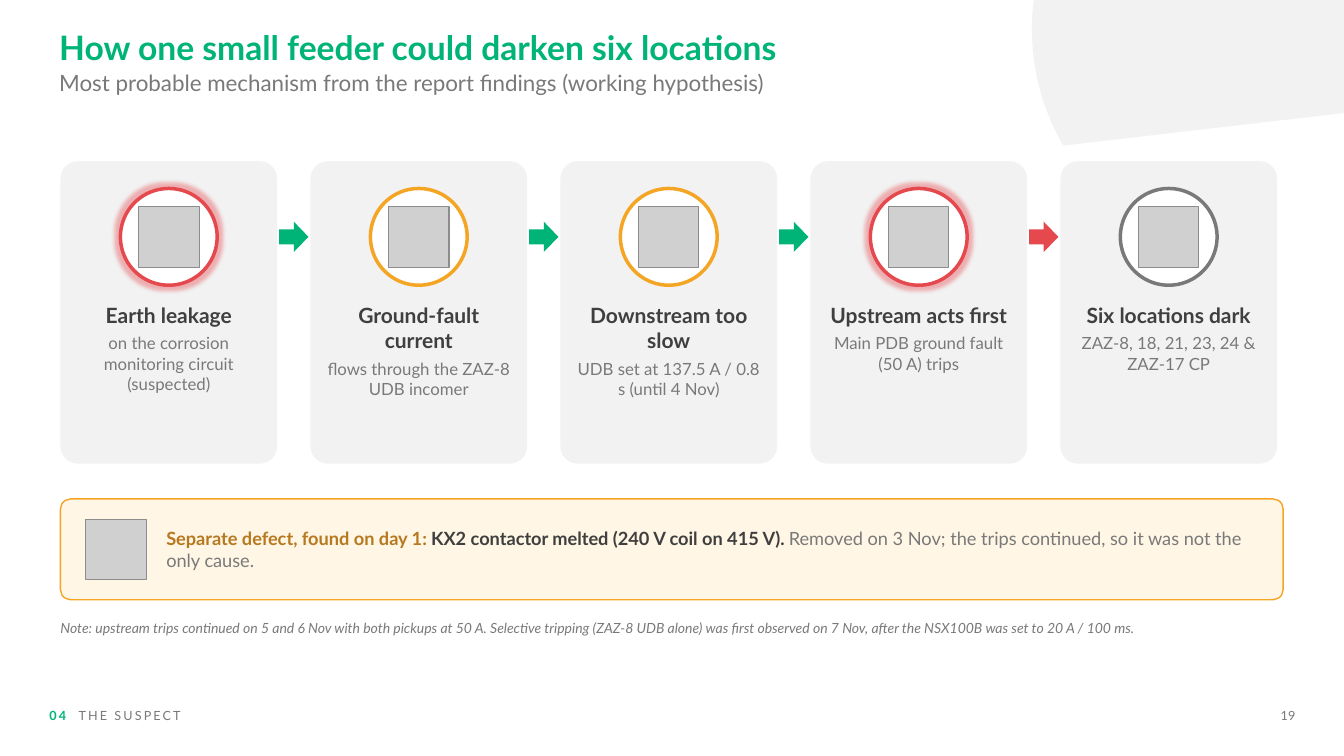
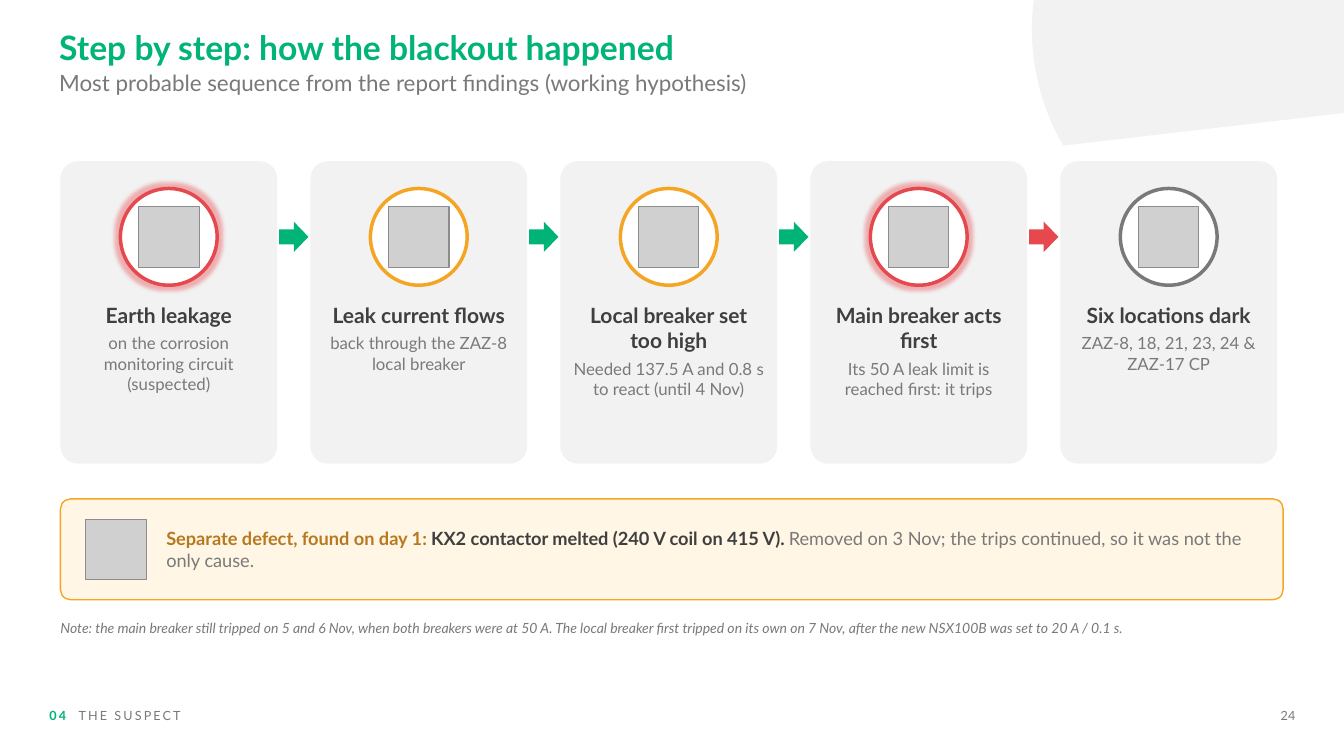
Before and after one commit to nasr9787alfarsi-alt/Nasr, a slide deck: slide 24 of presentations/ZAZ-8_Main_PDB_MCCB_Tripping_Investigation.pptx (slide 19 before the commit). Drawn at 1344x756 pixels with LibreOffice and Linux fonts; fonts in the diff are those of the drawing; grey boxes stand for pictures; background and template pictures are left out. Boxes give left, top, right and bottom in pixels: in the first picture for what was removed or moved away, otherwise in the second. Text is boxed around its words. In the diff, an @@ line names an element or a change of style, - is before the commit and + after.

```diff
--- a/presentations/ZAZ-8_Main_PDB_MCCB_Tripping_Investigation.pptx
+++ b/presentations/ZAZ-8_Main_PDB_MCCB_Tripping_Investigation.pptx
@@ text at (x1=59, y1=35, x2=674, y2=66): text changed @@
-How one small feeder could darken six locations
+Step by step: how the blackout happened
@@ text at (x1=59, y1=74, x2=746, y2=95): text changed @@
-Most probable mechanism from the report findings (working hypothesis)
+Most probable sequence from the report findings (working hypothesis)
@@ text at (x1=330, y1=307, x2=507, y2=370): text changed @@
-Ground-fault current
-flows through the ZAZ-8 UDB incomer
+Leak current flows
+back through the ZAZ-8 local breaker
@@ text at (x1=574, y1=307, x2=764, y2=397): text changed @@
-Downstream too slow
-UDB set at 137.5 A / 0.8 s (until 4 Nov)
+Local breaker set too high
+Needed 137.5 A and 0.8 s to react (until 4 Nov)
@@ text at (x1=836, y1=307, x2=1002, y2=398): text changed @@
-Upstream acts first
-Main PDB ground fault (50 A) trips
+Main breaker acts first
+Its 50 A leak limit is reached first: it trips
@@ text at (x1=60, y1=622, x2=1123, y2=636): text changed @@
-Note: upstream trips continued on 5 and 6 Nov with both pickups at 50 A. Selective tripping (ZAZ-8 UDB alone) was first observed on 7 Nov, after the NSX100B was set to 20 A / 100 ms.
+Note: the main breaker still tripped on 5 and 6 Nov, when both breakers were at 50 A. The local breaker first tripped on its own on 7 Nov, after the new NSX100B was set to 20 A / 0.1 s.
@@ text at (x1=1281, y1=711, x2=1296, y2=720): text changed @@
-19
+24
```
Also in this commit, not shown: 22 other slides changed, 6 slides added.
